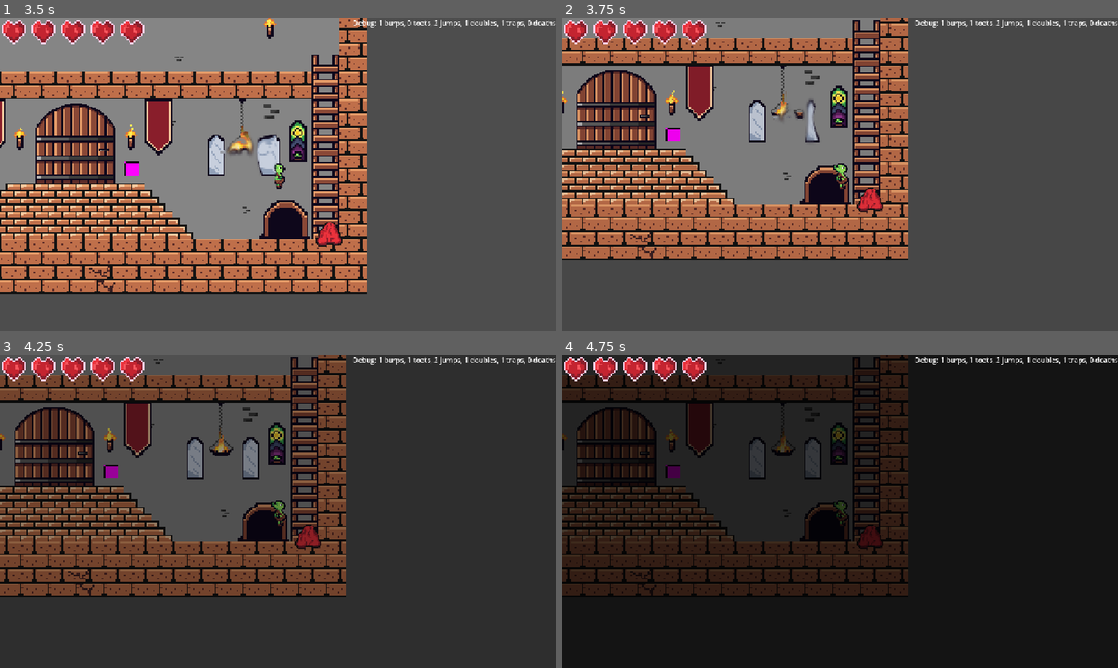
Above: before the commit, frames 1-4 (two rows, left to right).
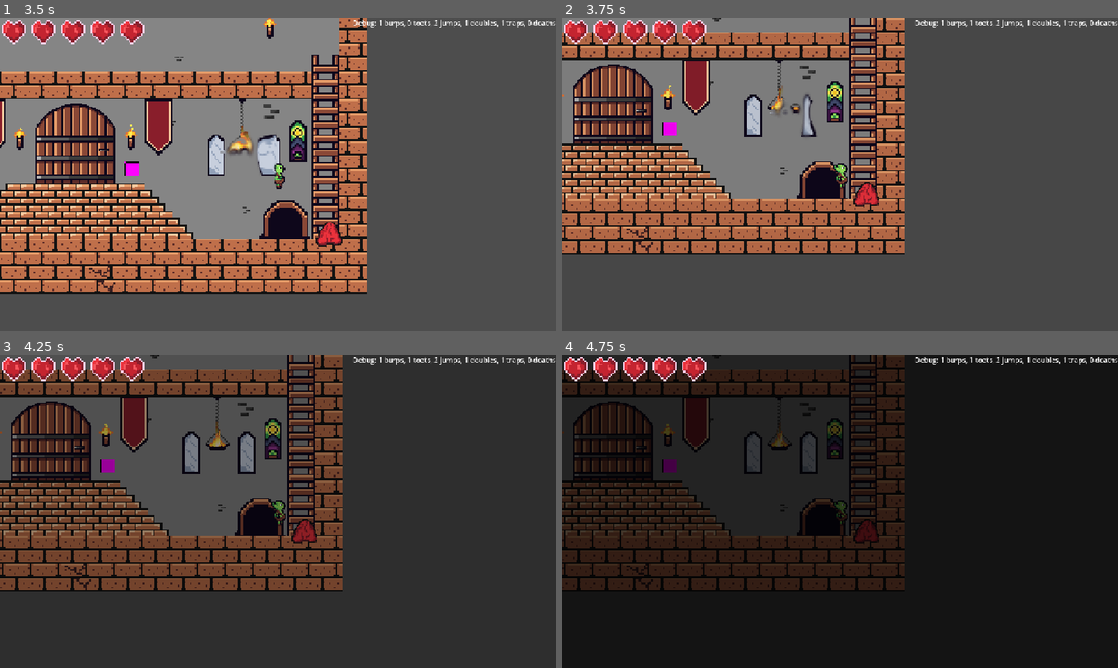
Above: after the commit, the same moments.

Repository: RealAmandaLive/OrcBurp
Game: Godot game, scene res://scenes/main.tscn
Two runs of this game, one before a commit and one after it. Both use one fixed random seed, a clock stepped at 60 frames per second and the inputs below.
Inputs (mouse positions are in pixels of both pictures, inside the frame that each line leads up to):
- Up to frame 1 (3.5 s): tap Enter at 0.5 s; move the mouse to (400, 158) at 0.52 s; hold Right (right) 0.53-2.03 s; tap Shift (burp) at 0.6 s; click (400, 158) at 0.67 s; tap Space (jump) at 0.77, 1.52, 3.02 s; move the mouse to (166, 190) at 1.27 s; tap W (climb) at 1.35 s; move the mouse to (333, 105) at 2.02 s; hold Left (left) 2.03-2.78 s; hold E (interact) 2.03-2.78 s; move the mouse to (250, 237) at 2.77 s; hold Right (right) from 2.78 s (still down); tap G (throw) at 2.85 s; click (250, 237) at 2.92 s
- Up to frame 2 (3.75 s): keep holding Right (right); move the mouse to (1006, 221) at 3.52 s; tap Ctrl (toot) at 3.6 s
- Up to frame 3 (4.25 s): keep holding Right (right); tap Space (jump) at 3.77 s
- Up to frame 4 (4.75 s): move the mouse to (673, 464) at 4.27 s; release Right (right) at 4.28 s; hold Left (left) from 4.28 s (still down); tap Shift (burp) at 4.35 s; tap Space (jump) at 4.52 s

Frame 1 is identical in both runs. In frame 2, 25% of the frame differs, in the area x 0-63%, y 0-78%; in frame 3, 25%; in frame 4, 17%.

Commit message:
use names instead of numbers for the levels

Diff:
--- a/orc-burp-godot/scenes/level1.tscn
+++ b/orc-burp-godot/scenes/level1.tscn
@@ -6,6 +6,7 @@
 [ext_resource type="PackedScene" uid="uid://d3fuykihqywg" path="res://scenes/gut.tscn" id="3_m7ahb"]
 [ext_resource type="PackedScene" uid="uid://dt05y8puojmjs" path="res://scenes/vfx_fire-with-smoke.tscn" id="3_ru4tf"]
 [ext_resource type="Script" uid="uid://bih6h3jpesq1u" path="res://scripts/ladder.gd" id="4_dwgg1"]
+[ext_resource type="Script" uid="uid://6qg0amtiyqjm" path="res://scripts/level_exit.gd" id="7_bbk5w"]
 [ext_resource type="PackedScene" uid="uid://dienwbqy3rey4" path="res://scenes/gridlock_trigger_tile.tscn" id="7_ejswk"]
 
 [sub_resource type="RectangleShape2D" id="RectangleShape2D_m7ahb"]
@@ -66,6 +67,8 @@
 [node name="exit" type="Area2D" parent="." unique_id=1569906749]
 position = Vector2(1076, 634)
 collision_mask = 2
+script = ExtResource("7_bbk5w")
+target_level = "res://scenes/level2.tscn"
 
 [node name="CollisionShape2D" type="CollisionShape2D" parent="exit" unique_id=1799567898]
 position = Vector2(21.5, -14)
--- a/orc-burp-godot/scenes/level2.tscn
+++ b/orc-burp-godot/scenes/level2.tscn
@@ -6,6 +6,7 @@
 [ext_resource type="PackedScene" uid="uid://d3fuykihqywg" path="res://scenes/gut.tscn" id="3_hrcei"]
 [ext_resource type="PackedScene" uid="uid://bflsgfeaj3op" path="res://scenes/ghost.tscn" id="4_xa7n4"]
 [ext_resource type="PackedScene" uid="uid://c85ri8voce3r8" path="res://scenes/apple.tscn" id="5_bo4dx"]
+[ext_resource type="Script" uid="uid://6qg0amtiyqjm" path="res://scripts/level_exit.gd" id="5_hrcei"]
 [ext_resource type="Script" uid="uid://b1v47klesm0x1" path="res://scripts/area-ko-player.gd" id="6_yqkch"]
 
 [sub_resource type="RectangleShape2D" id="RectangleShape2D_6ep0u"]
@@ -40,9 +41,12 @@
 top_level = true
 position = Vector2(22, 541)
 
-[node name="exit" type="Area2D" parent="." unique_id=1263351990]
+[node name="exit" type="Area2D" parent="." unique_id=17583194]
 position = Vector2(1166, 569)
 collision_mask = 2
+script = ExtResource("5_hrcei")
+target_level = "res://scenes/level3.tscn"
+metadata/_custom_type_script = "uid://6qg0amtiyqjm"
 
 [node name="CollisionShape2D" type="CollisionShape2D" parent="exit" unique_id=1406801131]
 position = Vector2(21.5, -14)
--- a/orc-burp-godot/scenes/main.tscn
+++ b/orc-burp-godot/scenes/main.tscn
@@ -23,6 +23,7 @@
 
 [node name="main" type="Node2D" unique_id=576664166]
 script = ExtResource("1_0wfyh")
+first_level = "res://scenes/level1.tscn"
 
 [node name="levelRoot" parent="." unique_id=867802413 instance=ExtResource("1_o5qli")]
 
--- /dev/null
+++ b/orc-burp-godot/scripts/level_exit.gd
@@ -0,0 +1,15 @@
+class_name LevelExit
+extends Area2D
+
+signal player_entered(next_level: String)
+
+@export_file_path("*.tscn") var target_level: String
+
+func _ready() -> void:
+	body_entered.connect(_on_body_entered)
+
+
+func _on_body_entered(body) -> void:
+	if body.name == "Gut":
+		player_entered.emit.call_deferred(target_level)
+		Main.get_instance().load_level.call_deferred(target_level, false)
--- a/orc-burp-godot/scripts/main.gd
+++ b/orc-burp-godot/scripts/main.gd
@@ -9,7 +9,10 @@
 
 static var data: GameData = GameData.new()
 
-var level: int = 1
+@export_file_path("*.tscn") var first_level: String
+
+var current_level_name: String
+var current_level_path: String
 var current_level_root: Node = null
 var is_changing_level: bool = false
 
@@ -33,7 +36,7 @@
 	current_level_root = get_node("levelRoot")
 	## NOTE we are loading the level twice here--levelRoot is a scene in Main with the level
 	## then we run load level which discards it and loads it again.
-	await _load_level(level, true)
+	await load_level(first_level, true)
 
 
 #--------
@@ -41,7 +44,7 @@
 #-------------
 
 ## Loads a level and fires a signal when finished.
-func _load_level(level_number: int, first_load: bool) -> void:
+func load_level(level_path: String, first_load: bool) -> void:
 	if is_changing_level:
 		push_error("Load Level called while already changing levels.")
 		return
@@ -61,11 +64,11 @@
 	await get_tree().process_frame ## Wait for the objects to be freed
 
 	#changes level
-	var level_path = "res://scenes/level%s.tscn" % level_number
 	assert(FileAccess.file_exists(level_path), "Not a valid file path to load.")
-
+	current_level_path = level_path
+	current_level_name = level_path.get_file().get_basename()
 	current_level_root = load(level_path).instantiate()
-	p("loaded %s" % level_path)
+	p("loaded %s (%s)" % [level_path, current_level_name])
 
 	add_child(current_level_root)
 	current_level_root.name = "levelRoot"
@@ -86,10 +89,6 @@
 
 func _setup_level(level_root: Node) -> void:
 	p("setting up level...")
-	#connect exit
-	var exit = level_root.get_node_or_null("exit")
-	if exit:
-		exit.body_entered.connect(_on_exit_body_entered)
 
 	#connect apples
 	var apples = level_root.get_node_or_null("Apples")
@@ -125,14 +124,4 @@
 	if is_changing_level:
 		push_warning("Gut died while level changing. Check if this is intended behavior")
 
-	await _load_level(level, false)
-
-func _on_exit_body_entered(body: Node2D) -> void:
-	if is_changing_level:
-		## Prevent double firing
-		return
-
-	if body.name == "Gut":
-		level += 1
-		body.can_move = false
-		await _load_level(level, false)
+	await load_level(current_level_path, false)
Not shown, added: orc-burp-godot/scripts/level_exit.gd.uid
